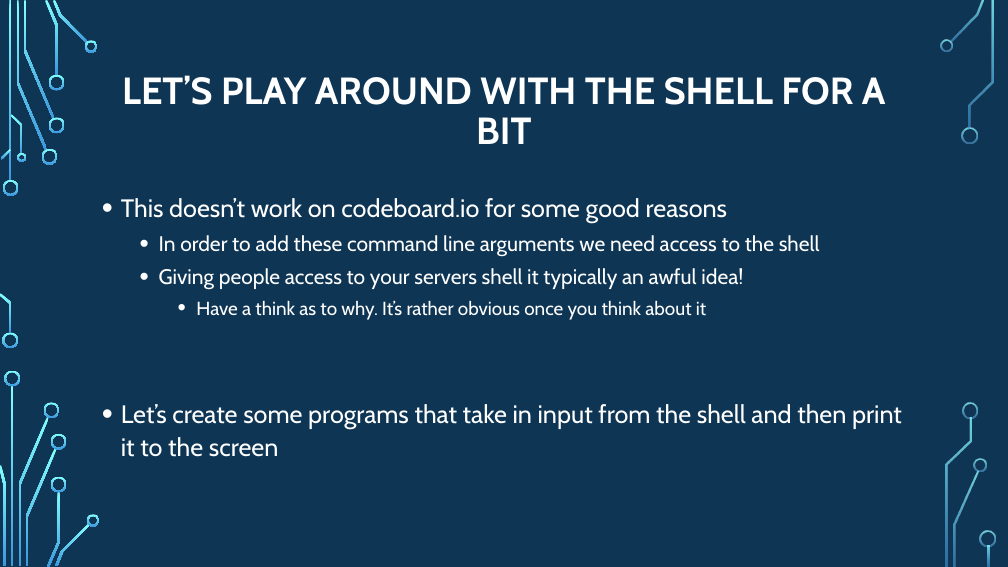
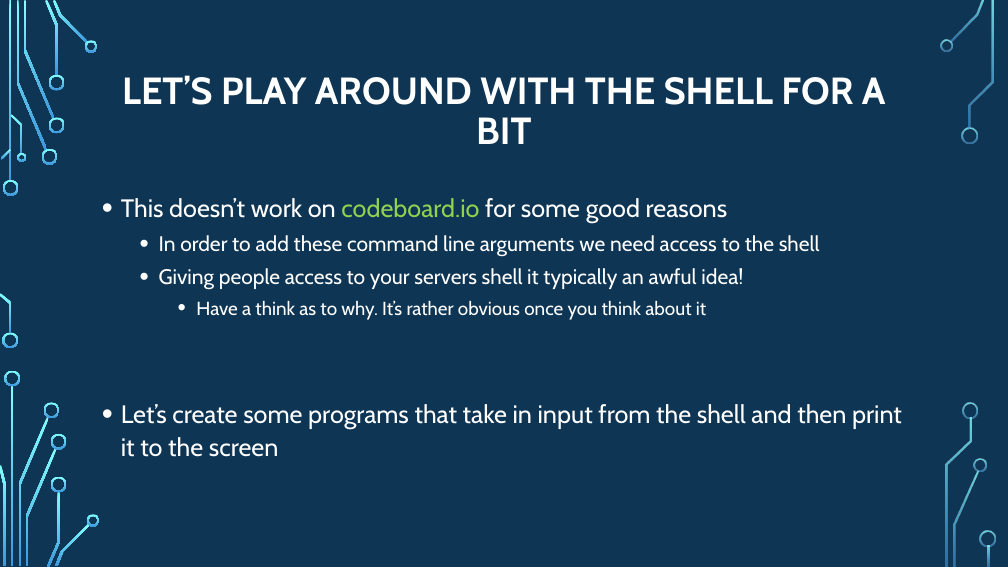
Before and after one commit to psypdt/ZIS_C-_Summer_Course_2019, a slide deck: slide 17 of Day_4/Day_4.pptx. Drawn at 1008x567 pixels with LibreOffice and Linux fonts; fonts in the diff are those of the drawing; background and template pictures are left out. Boxes give left, top, right and bottom in pixels: in the first picture for what was removed or moved away, otherwise in the second. Text is boxed around its words. In the diff, an @@ line names an element or a change of style, - is before the commit and + after.

```diff
--- a/Day_4/Day_4.pptx
+++ b/Day_4/Day_4.pptx
@@ text at [121,198,728,224]: text colour #FFFFFF to #92D050 in "codeboard.io" @@
```
Also in this commit, not shown: 14 other slides changed, 2 slides added.
